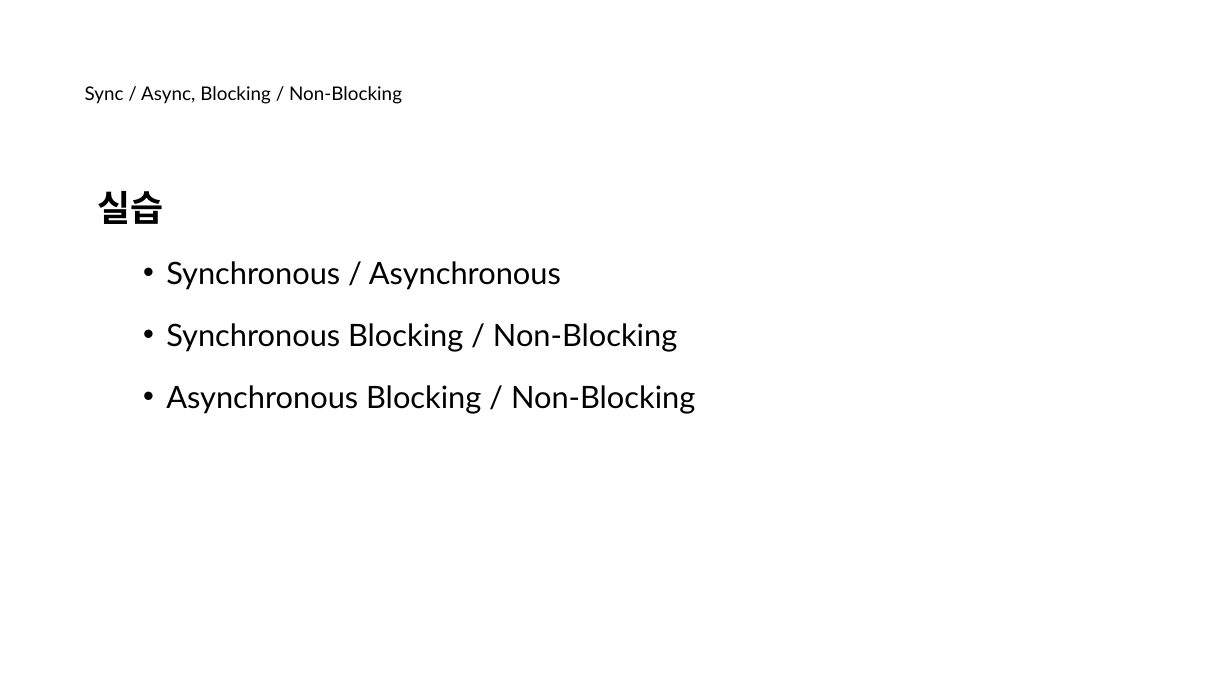
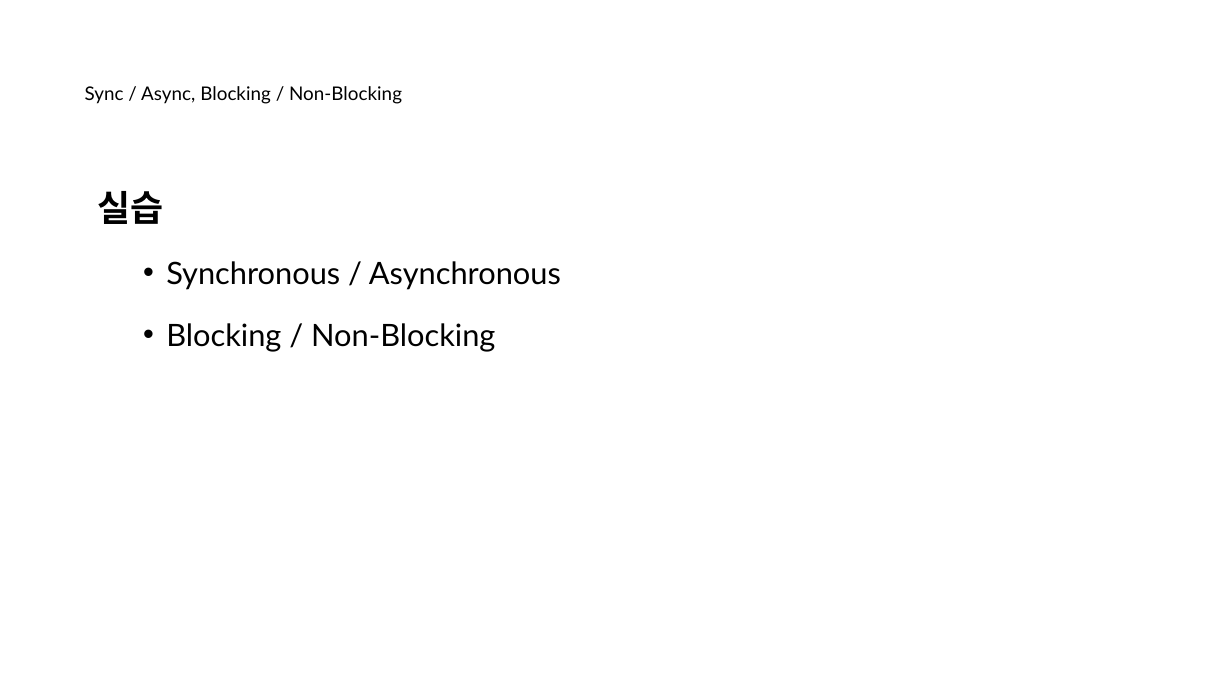
Before and after one commit to nayasis/fastcampus-hyper-webflux, a slide deck: slide 7 of 99.ppt/[Ch4-1. 비동기 서비스 소개] 1-2. 비동기 호출이란 ~ 1-3. Servlet_Reactive.pptx. Drawn at 1232x693 pixels with LibreOffice and Linux fonts; fonts in the diff are those of the drawing; background and template pictures are left out. Boxes give left, top, right and bottom in pixels: in the first picture for what was removed or moved away, otherwise in the second. Text is boxed around its words. In the diff, an @@ line names an element or a change of style, - is before the commit and + after.

```diff
--- a/99.ppt/[Ch4-1. 비동기 서비스 소개] 1-2. 비동기 호출이란 ~ 1-3. Servlet_Reactive.pptx
+++ b/99.ppt/[Ch4-1. 비동기 서비스 소개] 1-2. 비동기 호출이란 ~ 1-3. Servlet_Reactive.pptx
@@ text at (x1=166, y1=323, x2=495, y2=352): text changed @@
-  • Synchronous Blocking / Non-Blocking
-  • Asynchronous Blocking / Non-Blocking
+  • Blocking / Non-Blocking
```
Also in this commit, not shown: 1 other slide changed, 3 other files.
